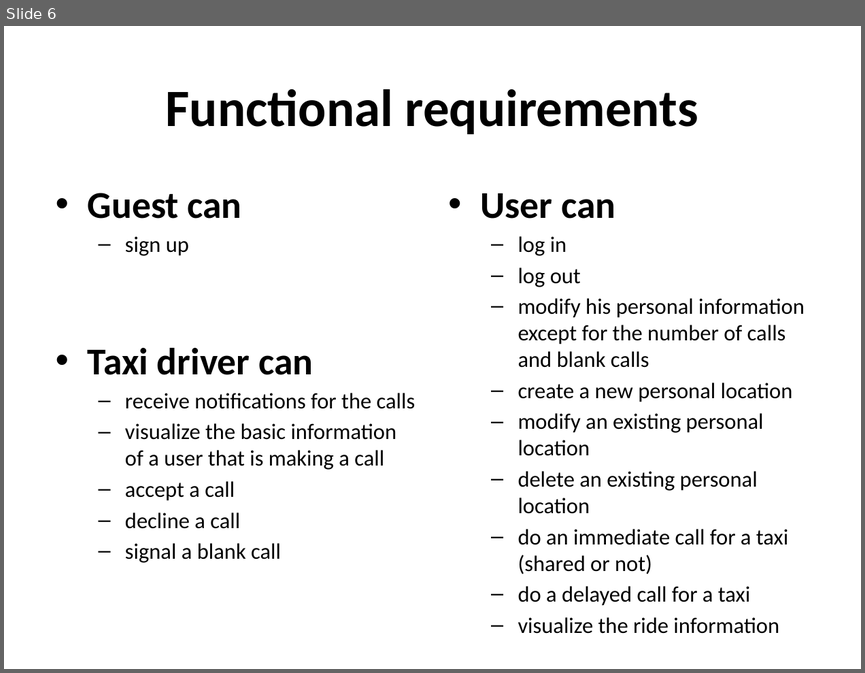
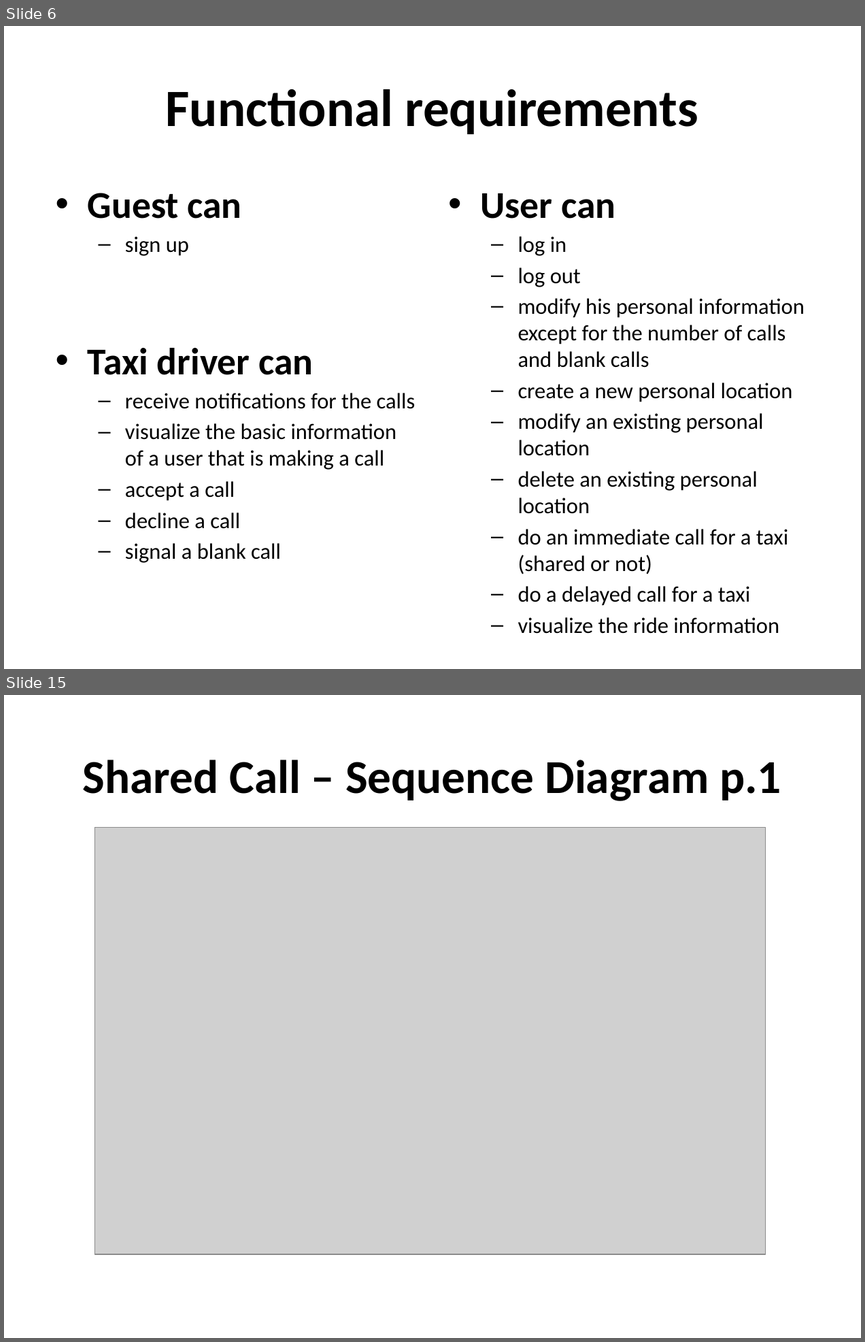
Before and after one commit to hartman19/IDSW2, a slide deck: Presentazione RASD.pptx. Shown one above the other, each under a label of ours: slide 6 before the commit, slides 6 and 15 after it; the slides between them are not shown. The pictures are 865x673 and 865x1342 pixels, drawn with LibreOffice and Linux fonts; fonts in the diff are those of the drawing; grey boxes stand for pictures. Boxes give left, top, right and bottom in pixels: in the first picture for what was removed or moved away, otherwise in the second. Text is boxed around its words. In the diff, an @@ line names an element or a change of style, - is before the commit and + after.

```diff
--- a/Presentazione RASD.pptx
+++ b/Presentazione RASD.pptx
@@ slide 15 added at box(4, 695, 861, 1338), background #FFFFFF @@
@@ title added at box(83, 760, 781, 801), 39.6 pt, text #000000, bold @@
+Shared Call – Sequence Diagram p.1
@@ picture added at box(95, 828, 765, 1255) @@
```
Also in this commit, not shown: 2 slides changed, 10 other slides added, 1 other file.
